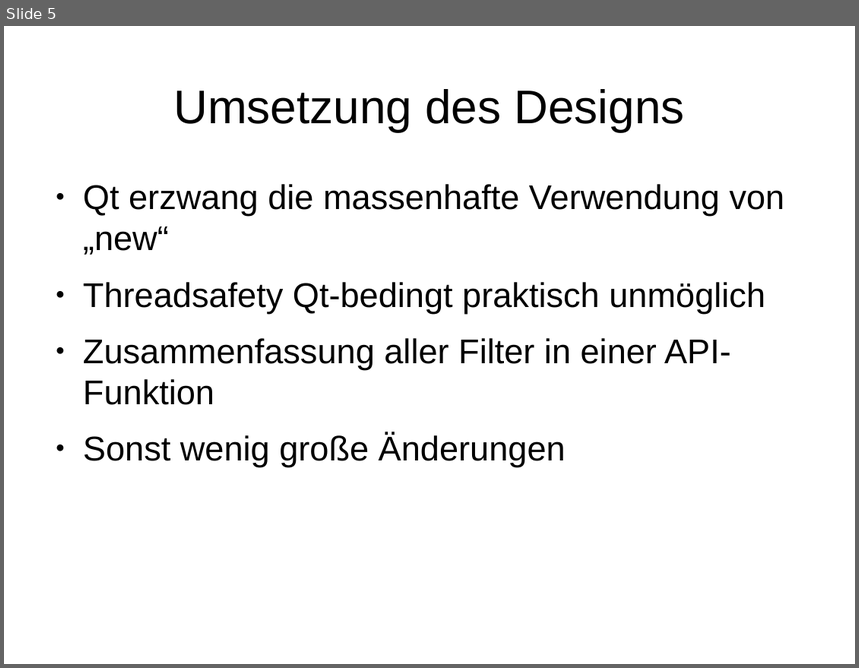
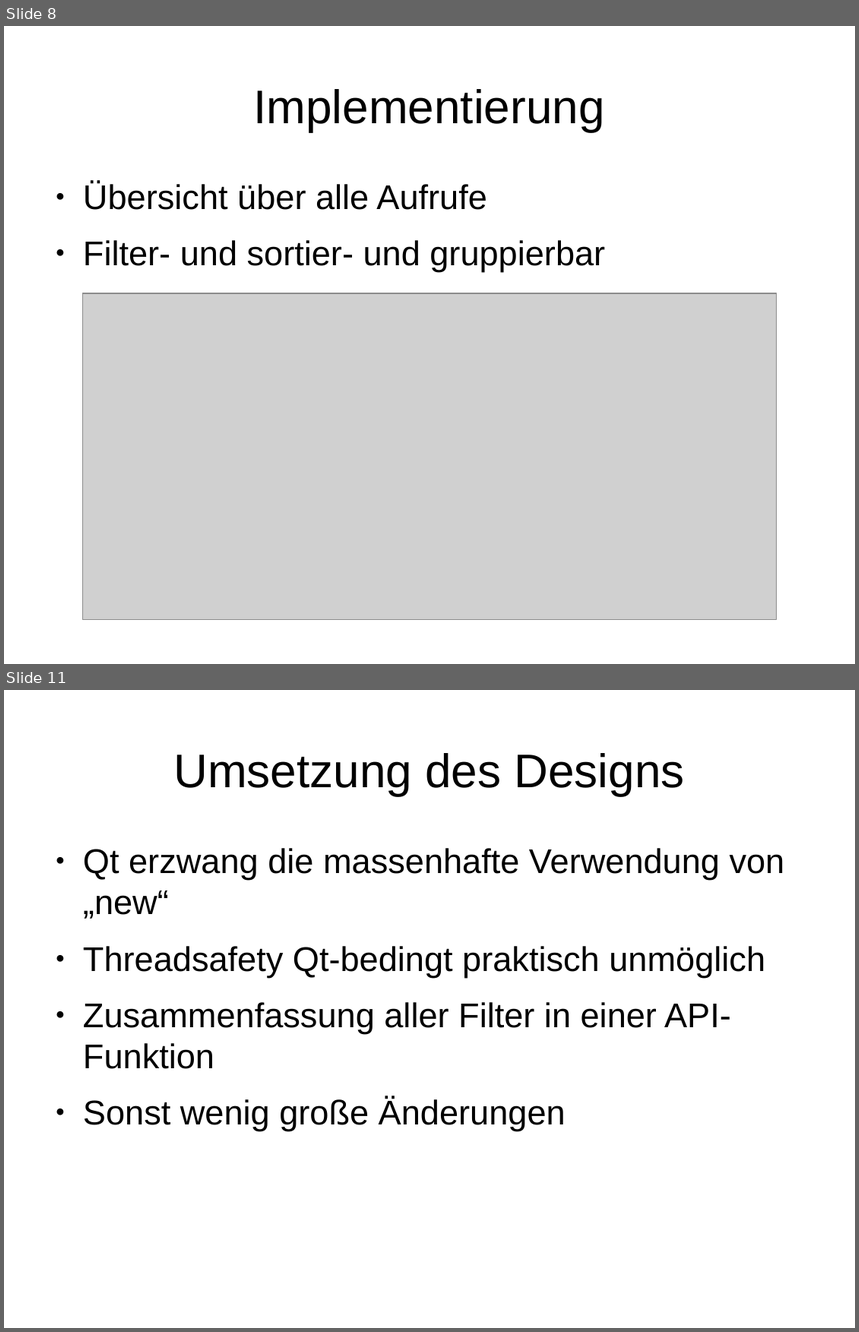
Before and after one commit to CVVisualPSETeam/Dokumente, a slide deck: Presentation/presentation.odp. Shown one above the other, each under a label of ours: slide 5 before the commit, slides 8 and 11 after it; the slides between them are not shown. The pictures are 859x668 and 859x1332 pixels, drawn with LibreOffice and Linux fonts; fonts in the diff are those of the drawing; grey boxes stand for pictures. Boxes give left, top, right and bottom in pixels: in the first picture for what was removed or moved away, otherwise in the second. Text is boxed around its words. In the diff, an @@ line names an element or a change of style, - is before the commit and + after.

```diff
--- a/Presentation/presentation.odp
+++ b/Presentation/presentation.odp
@@ slide 8 added at (4, 26, 855, 664), background #FFFFFF @@
@@ title added at (253, 89, 604, 132), 44 pt, text #000000 @@
+Implementierung
@@ text added at (83, 183, 605, 272), 32 pt, text #000000 @@
+● Übersicht über alle Aufrufe
+● Filter- und sortier- und gruppierbar
@@ picture added at (83, 294, 776, 620) @@
@@ what was slide 5 is now slide 11 @@
```
Also in this commit, not shown: 4 slides changed, 8 other slides added.
